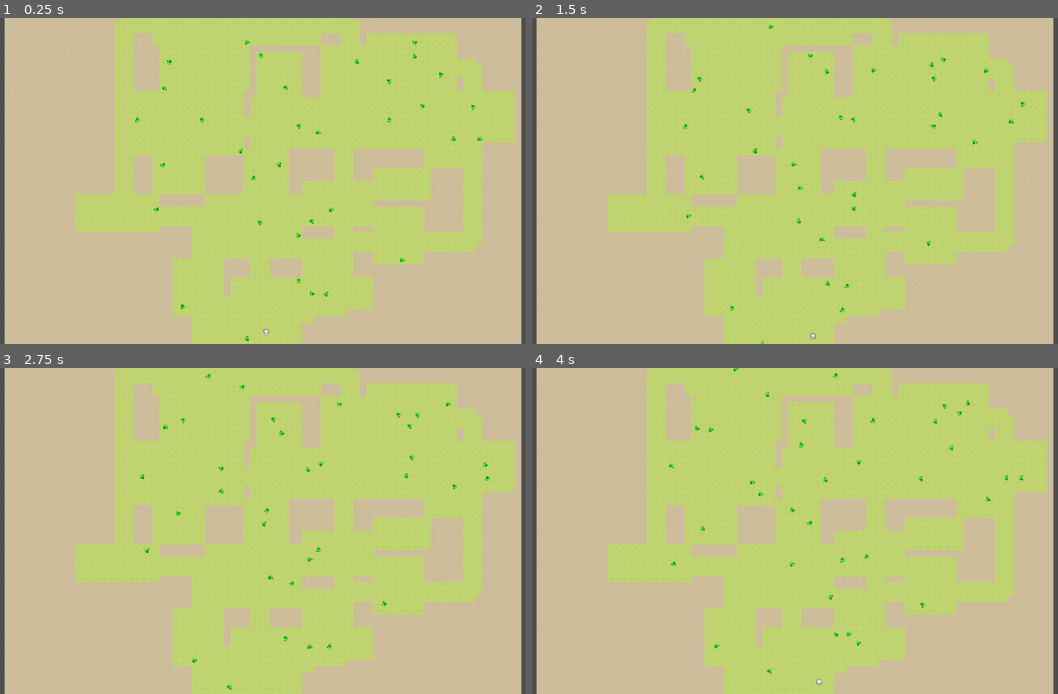
Above: before the commit, frames 1-4 (two rows, left to right).
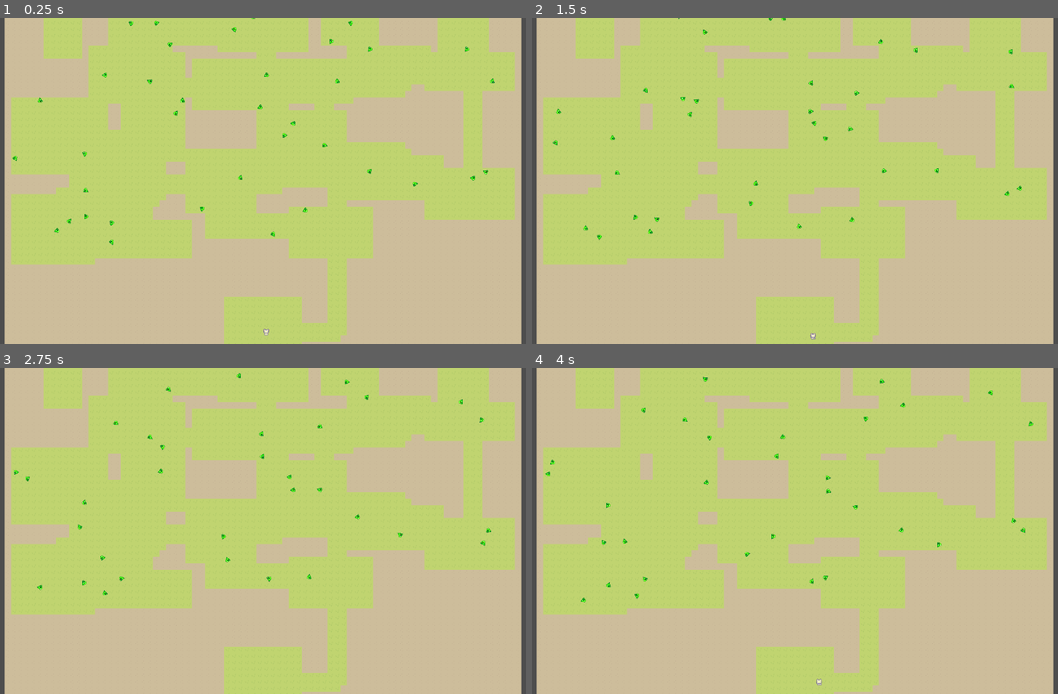
Above: after the commit, the same moments.

Repository: cleverLucky/Rogue
Game: Godot game, scene res://scenes/main.tscn
Two runs of this game, one before a commit and one after it. Both use one fixed random seed, a clock stepped at 60 frames per second and the inputs below. The project has no main scene, so this scene is started directly.
Inputs:
- Up to frame 1 (0.25 s): no input
- Up to frame 2 (1.5 s): hold D (right) 0.53-1.28 s; hold S (down) from 1.28 s (still down)
- Up to frame 3 (2.75 s): release S (down) at 2.03 s; hold D (right) from 2.03 s (still down)
- Up to frame 4 (4 s): release D (right) at 2.78 s; hold W (up) 2.78-3.53 s; hold A (left) from 3.53 s (still down)

The runs differ from the first frame. In frame 1, 40% of the frame differs, in the area x 2-98%, y 0-100%; in frame 2, 40%; in frame 3, 40%; in frame 4, 40%.

Commit message:
保持安全房在最下面且和其他房间分离

Diff:
--- a/scripts/DungeonCore.gd
+++ b/scripts/DungeonCore.gd
@@ -30,9 +30,11 @@
 			row.append(0)  # 0=墙
 		grid.append(row)
 
+	# generate_and_separate_rooms()
+
+	generate_starting_room()
 	generate_and_separate_rooms()
 
-	generate_starting_room()
 
 	# 3. 雕刻所有房间到网格
 	carve_all_rooms()
@@ -55,26 +57,54 @@
 
 # 生成初始房间（圆内均匀分布）
 func generate_and_separate_rooms():
-	rooms.clear()
-	var map_center = Vector2(map_width / 2.0, map_height / 2.0)
-	var radius = min(map_width, map_height) * 0.4
+	# 注意：此时 rooms 里已经有安全屋（id=-1）了
+
+	# 读取安全屋的实际位置（更可靠，不硬编码）
+	var safe_room = rooms[0]  # 因为 insert(0, ...)
+	var safe_top_y    = safe_room.rect.position.y          # 安全屋顶部 y（较小值）
+	var safe_bottom_y = safe_room.rect.end.y               # 安全屋底部 y（较大值）
+
+	# 普通房间允许的 y 范围：地图顶部 → 安全屋顶部上方留空隙
+	var buffer = 10.0  # 安全屋上方留 10 格缓冲，避免贴太近
+	var min_y_for_rooms = 5.0                          # 顶部留墙
+	var max_y_for_rooms = safe_top_y - buffer          # 最高到安全屋顶部 - buffer
+
+	# 防止区域太小（极端小地图情况下）
+	if max_y_for_rooms - min_y_for_rooms < 30:
+		max_y_for_rooms = map_height * 0.45
+		print("警告：安全屋上方空间不足，使用地图上半部作为限制")
+
+	var map_center_x = map_width / 2.0
 
 	for i in range(num_rooms):
-		var room_size_x = randi_range(6, 15)
-		var room_size_y = randi_range(4, 10)
-		var offset = random_point_in_circle(radius)
-		var center = map_center + offset
-		var rect = Rect2(center - Vector2(room_size_x / 2.0, room_size_y / 2.0), Vector2(room_size_x, room_size_y))
+		var room_w = randi_range(6, 15)
+		var room_h = randi_range(4, 12)
+
+		# x：全宽随机，但稍向中间靠拢
+		var center_x = map_center_x + randf_range(-map_width * 0.42, map_width * 0.42)
+
+		# y：强制在上方区域，且考虑房间自身高度不越界
+		var half_h = room_h / 2.0
+		var center_y = randf_range(
+			min_y_for_rooms + half_h,
+			max_y_for_rooms - half_h
+		)
+
+		var center = Vector2(center_x, center_y)
+		var rect = Rect2(
+			center - Vector2(room_w / 2.0, room_h / 2.0),
+			Vector2(room_w, room_h)
+		)
 
 		var room = {
-			'id': i,
+			'id': i + 100,   # 随便给个正数就好，区分开即可
 			'rect': rect,
 			'center': center,
-			'area': room_size_x * room_size_y
+			'area': room_w * room_h
 		}
 		rooms.append(room)
 
-	# 分离房间（物理模拟）
+	# 开始分离（包含安全屋）
 	separate_rooms()
 
 # 圆内均匀随机点
@@ -93,41 +123,63 @@
 
 		for i in range(rooms.size()):
 			for j in range(i + 1, rooms.size()):
-				if rooms[i].rect.intersects(rooms[j].rect):
-					var dx = rooms[j].center.x - rooms[i].center.x
-					var dy = rooms[j].center.y - rooms[i].center.y
-					var dist = sqrt(dx * dx + dy * dy)
-					if dist < 0.001:
-						dist = 0.001
-						dx = randf_range(-1, 1)
-						dy = randf_range(-1, 1)
-
-					var force_mag = separation_force * (1.0 / dist)
-					dx = dx / dist * force_mag
-					dy = dy / dist * force_mag
-
-					rooms[i].center.x -= dx
-					rooms[i].center.y -= dy
-					rooms[j].center.x += dx
-					rooms[j].center.y += dy
-
-					rooms[i].rect.position = rooms[i].center - rooms[i].rect.size * 0.5
-					rooms[j].rect.position = rooms[j].center - rooms[j].rect.size * 0.5
+				var roomA = rooms[i]
+				var roomB = rooms[j]
+
+				if roomA.rect.intersects(roomB.rect):
+					# 判断哪个是安全屋
+					var safe = null
+					var other = null
+					if roomA.has("is_starting_room") and roomA.is_starting_room:
+						safe = roomA
+						other = roomB
+					elif roomB.has("is_starting_room") and roomB.is_starting_room:
+						safe = roomB
+						other = roomA
+
+					var dx = roomB.center.x - roomA.center.x
+					var dy = roomB.center.y - roomA.center.y
+					var dist = max(0.001, sqrt(dx*dx + dy*dy))
+
+					var force_mag = separation_force * 1.5   # 对安全屋加大推力
+
+					dx /= dist
+					dy /= dist
+
+					if safe != null:
+						# 只推 other，不动安全屋
+						other.center.x += dx * force_mag * 1.5
+						other.center.y += dy * force_mag * 1.5
+						other.rect.position = other.center - other.rect.size * 0.5
+					else:
+						# 普通房间互推
+						roomA.center.x -= dx * force_mag
+						roomA.center.y -= dy * force_mag
+						roomB.center.x += dx * force_mag
+						roomB.center.y += dy * force_mag
+						roomA.rect.position = roomA.center - roomA.rect.size * 0.5
+						roomB.rect.position = roomB.center - roomB.rect.size * 0.5
 
 					moved = true
 
-	# 网格对齐并 Clamp 到边界
+	# 在 separate_rooms() 最后的 clamp 循环中
 	for room in rooms:
+		if room.has("is_starting_room") and room.is_starting_room:
+			# 安全屋位置不允许动
+			continue
+
 		room.rect.position.x = round(room.rect.position.x)
 		room.rect.position.y = round(room.rect.position.y)
 		room.center.x = room.rect.position.x + room.rect.size.x * 0.5
 		room.center.y = room.rect.position.y + room.rect.size.y * 0.5
 
-		# Clamp
-		room.rect.position.x = max(1.0, min(room.rect.position.x, map_width - room.rect.size.x - 1.0))
-		room.rect.position.y = max(1.0, min(room.rect.position.y, map_height - room.rect.size.y - 1.0))
+		# clamp（普通房间）
+		room.rect.position.x = max(1.0, min(room.rect.position.x, map_width - room.rect.size.x - 1))
+		room.rect.position.y = max(1.0, min(room.rect.position.y, map_height - room.rect.size.y - 1))
+
 		room.center.x = room.rect.position.x + room.rect.size.x * 0.5
 		room.center.y = room.rect.position.y + room.rect.size.y * 0.5
+
 
 # 雕刻所有房间
 func carve_all_rooms():
